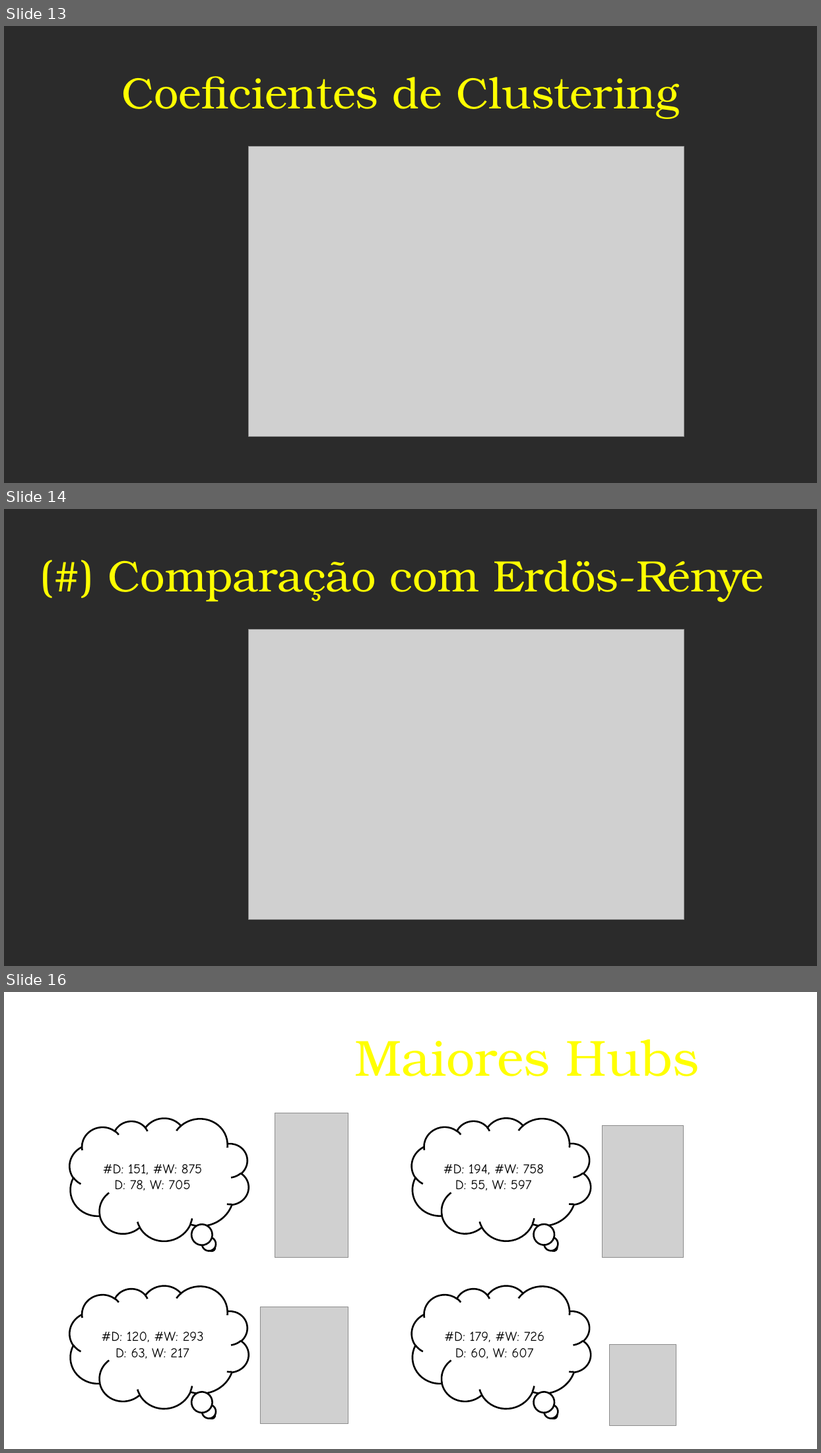
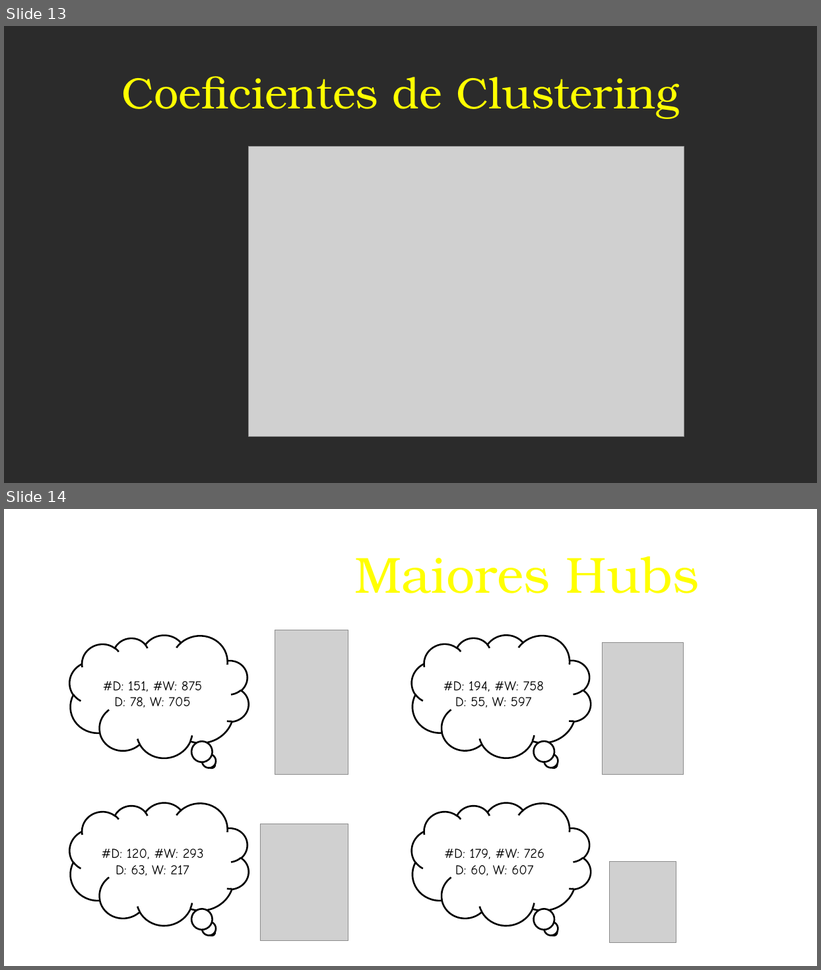
Before and after one commit to jvprimakipr/TDM_TMJ_Network, a slide deck: TeX/Second set/slides.pptx. Shown one above the other, each under a label of ours: slides 13, 14 and 16 before the commit, slides 13 and 14 after it; the slides between them are not shown. The pictures are 821x1453 and 821x970 pixels, drawn with LibreOffice and Linux fonts; fonts in the diff are those of the drawing; grey boxes stand for pictures; background and template pictures are left out; a plain dark background stands for a picture behind light text. Boxes give left, top, right and bottom in pixels: in the first picture for what was removed or moved away, otherwise in the second. Text is boxed around its words. In the diff, an @@ line names an element or a change of style, - is before the commit and + after.

Commit message:
Fix slides

```diff
--- a/TeX/Second set/slides.pptx
+++ b/TeX/Second set/slides.pptx
@@ slide 14 removed at [4, 509, 817, 966], background picture (left out) @@
@@ text removed at [108, 560, 764, 602] @@
-(#) Comparação com Erdös-Rénye
@@ picture removed at [248, 630, 684, 920] @@
@@ what was slide 16 is now slide 14 @@
```
Also in this commit, not shown: 1 other slide removed, 4 other files.
